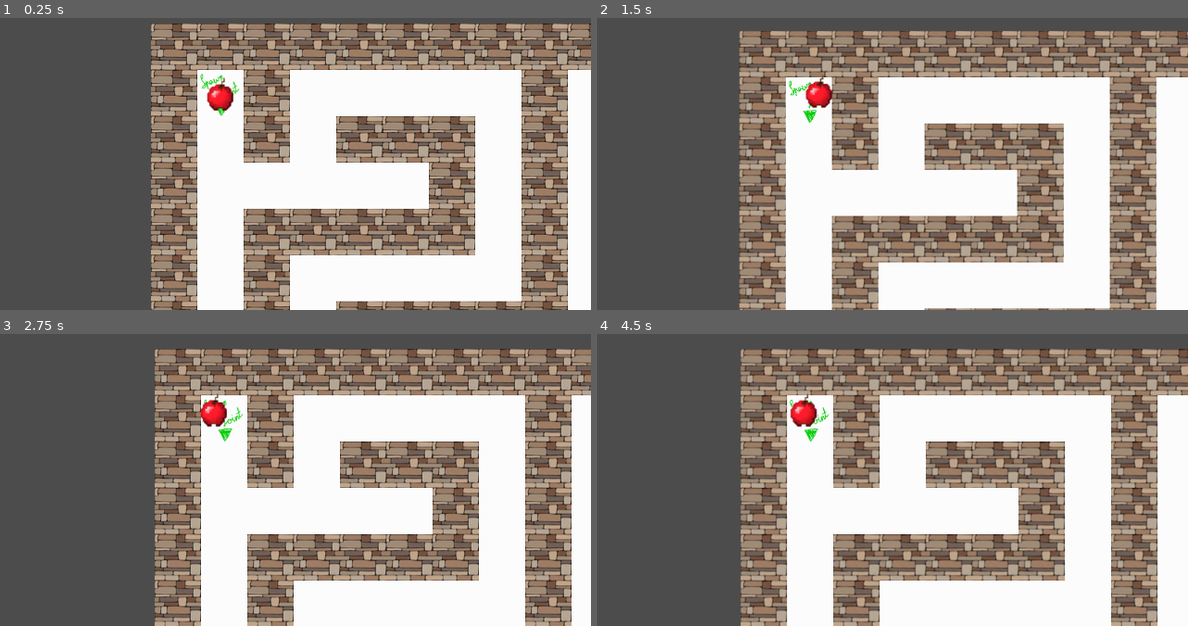
Above: before the commit, frames 1-4 (two rows, left to right).
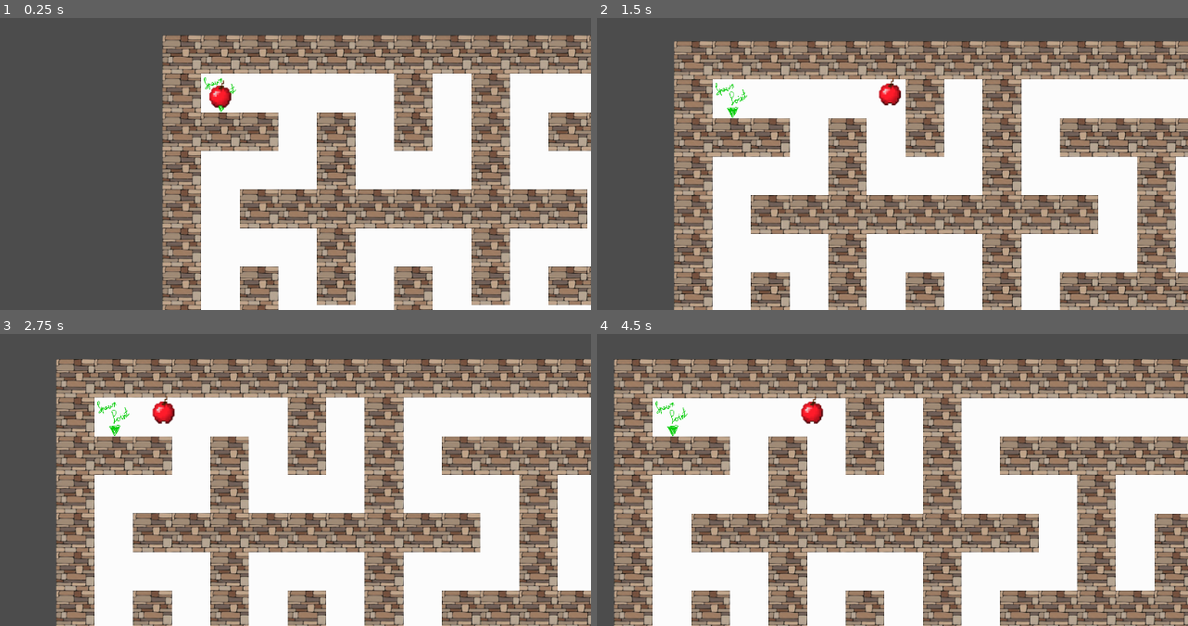
Above: after the commit, the same moments.

Repository: Fuuulkrum7/Maze_2D
Game: Godot game, scene res://Scenes/Main.tscn
Same seed, same stepped clock (60 frames per second), same inputs: the game is played once before the commit and once after it.
Inputs (mouse positions are in pixels of both pictures, inside the frame that each line leads up to):
- Up to frame 1 (0.25 s): no input
- Up to frame 2 (1.5 s): tap Enter at 0.5 s; move the mouse to (981, 70) at 0.52 s; hold Right (ui_right) from 0.53 s (still down); click (981, 70) at 0.67 s; tap Up (ui_up) at 0.77 s; move the mouse to (667, 114) at 1.27 s; click (667, 114) at 1.42 s
- Up to frame 3 (2.75 s): tap Up (ui_up) at 1.52 s; move the mouse to (outside the picture) at 2.02 s; release Right (ui_right) at 2.03 s; hold Left (ui_left) from 2.03 s (still down); click (outside the picture) at 2.17 s
- Up to frame 4 (4.5 s): move the mouse to (780, 494) at 2.77 s; release Left (ui_left) at 2.78 s; hold Right (ui_right) 2.78-4.28 s; click (780, 494) at 2.92 s; tap Up (ui_up) at 3.02, 3.77 s; move the mouse to (1040, 474) at 3.52 s; click (1040, 474) at 3.67 s; move the mouse to (outside the picture) at 4.27 s; hold Left (ui_left) from 4.28 s (still down); click (outside the picture) at 4.42 s

The runs differ from the first frame. In frame 1, 49% of the frame differs, in the area x 25-100%, y 1-100%; in frame 2, 58%; in frame 3, 64%; in frame 4, 69%, in the area x 2-100%, y 5-100%.

Commit message:
Добавил врага

Diff:
--- /dev/null
+++ b/Scenes/Ghost.tscn
@@ -0,0 +1,20 @@
+[gd_scene load_steps=4 format=2]
+
+[ext_resource path="res://Sprites/Ghost0.png" type="Texture" id=1]
+[ext_resource path="res://Scripts/Ghost.gd" type="Script" id=2]
+
+[sub_resource type="CapsuleShape2D" id=1]
+radius = 32.0354
+height = 2.46786
+
+[node name="Ghost" type="Area2D"]
+z_index = 1
+collision_layer = 3
+collision_mask = 3
+script = ExtResource( 2 )
+
+[node name="CollisionShape2D" type="CollisionShape2D" parent="."]
+shape = SubResource( 1 )
+
+[node name="Sprite" type="Sprite" parent="."]
+texture = ExtResource( 1 )
--- a/Scenes/Main.tscn
+++ b/Scenes/Main.tscn
@@ -6,6 +6,7 @@
 [ext_resource path="res://Scripts/Camera2D.gd" type="Script" id=4]
 [ext_resource path="res://Scenes/Player.tscn" type="PackedScene" id=5]
 [ext_resource path="res://Scenes/Main_UI.tscn" type="PackedScene" id=6]
+[ext_resource path="res://Scenes/Ghost.tscn" type="PackedScene" id=7]
 
 [node name="Main" type="Node2D"]
 script = ExtResource( 3 )
@@ -33,12 +34,18 @@
 [node name="Camera" type="Camera2D" parent="."]
 position = Vector2( 507.969, 301.606 )
 current = true
+zoom = Vector2( 1.2, 1.2 )
 script = ExtResource( 4 )
 A = 2.0
 
 [node name="Main_UI" parent="Camera" instance=ExtResource( 6 )]
-anchor_bottom = 0.0
-margin_left = -512.0
-margin_top = -300.0
-margin_right = 512.0
-margin_bottom = 300.0
+margin_left = -615.0
+margin_top = -361.0
+margin_right = 409.0
+margin_bottom = 239.0
+rect_scale = Vector2( 1.2, 1.2 )
+
+[node name="Ghost" parent="." instance=ExtResource( 7 )]
+position = Vector2( -70, -70 )
+
+[connection signal="maze_entered" from="Player" to="." method="_on_Player_maze_entered"]
--- a/Scenes/Main_UI.tscn
+++ b/Scenes/Main_UI.tscn
@@ -1,7 +1,7 @@
 [gd_scene load_steps=4 format=2]
 
 [ext_resource path="res://Fonts/Kenney Future Square.ttf" type="DynamicFontData" id=1]
-[ext_resource path="res://Scenes/Main_UI.gd" type="Script" id=2]
+[ext_resource path="res://Scripts/Main_UI.gd" type="Script" id=2]
 
 [sub_resource type="DynamicFont" id=1]
 size = 30
--- a/Scenes/Player.tscn
+++ b/Scenes/Player.tscn
@@ -17,11 +17,11 @@
 texture = ExtResource( 1 )
 
 [node name="Jump" type="Timer" parent="."]
-wait_time = 0.4
+wait_time = 0.5
 one_shot = true
 
 [node name="Rest" type="Timer" parent="."]
-wait_time = 10.0
+wait_time = 5.0
 one_shot = true
 
 [node name="CollisionShape2D" type="CollisionShape2D" parent="."]
--- a/Scripts/Camera2D.gd
+++ b/Scripts/Camera2D.gd
@@ -4,24 +4,33 @@
 
 var pressed = false			# проверка на то, нажата ли кнопка
 
+
 func _ready():
 	Global._Camera = self
 	position = Global._Player.position
+
 
 func _physics_process(delta):
 	var camera_move = Global._Player.position - position
 	position += camera_move * delta * A
 
+
 func _input(event):
 	if event is InputEventMouseButton:
+		"""
 		if event.button_index == BUTTON_WHEEL_UP and event.pressed and zoom > Vector2(0.5, 0.5):
-			zoom -= Vector2(0.05, 0.05)
-			$Main_UI.rect_scale -= Vector2(0.05, 0.05)
+			change_scale(-1)
 		if event.button_index == BUTTON_WHEEL_DOWN and event.pressed and zoom < Vector2(1.5, 1.5):
-			zoom += Vector2(0.05, 0.05)
-			$Main_UI.rect_scale += Vector2(0.05, 0.05)
+			change_scale(1)
+		"""
 		if event.button_index == BUTTON_LEFT:
 			pressed = event.pressed
 
 	if event is InputEventMouseMotion and pressed:
 		position -= event.speed / 40
+
+
+func change_scale(dir):
+	zoom += Vector2(0.05, 0.05) * dir
+	$Main_UI.rect_scale += Vector2(0.05, 0.05) * dir
+	$Main_UI.rect_size += Vector2(25.6, 15) * dir
--- /dev/null
+++ b/Scripts/Ghost.gd
@@ -0,0 +1,31 @@
+extends Area2D
+
+
+export var speed = 2.5
+
+
+var left = true
+var left_img = preload("res://Sprites/Ghost0.png")
+var right_img = preload("res://Sprites/Ghost1.png")
+
+
+func _ready():
+	connect("body_entered", get_parent(), "_On_enemy_entered")
+
+
+func _physics_process(delta):
+	var player_pos = Global._Player.position
+	if player_pos.x < position.x and not left:
+		$Sprite.texture = left_img
+		left = true
+	elif player_pos.x > position.x and left:
+		$Sprite.texture = right_img
+		left = false
+
+	var delta_pos = player_pos - position
+	var max_delta = max(abs(delta_pos.x), abs(delta_pos.y))
+
+	if sqrt(delta_pos.x * delta_pos.x + delta_pos.y * delta_pos.y) < 700:
+		delta_pos /= max_delta
+
+		position += delta_pos.normalized() * speed
--- a/Scripts/Global.gd
+++ b/Scripts/Global.gd
@@ -6,3 +6,19 @@
 
 const _Finish = preload("res://Scenes/Finish.tscn")
 const _Spawn = preload("res://Scenes/SpawnPoint.tscn")
+
+
+func choice(data):
+	var lenght = len(data)
+	var result = data[randi() % lenght]
+
+	return result
+
+"""
+TODO
+UI
+Темный режим (?)
+Во вторую очередь:
+Генерацию предметов по карте (допустим, всего три штуки)
+В третью: мобов
+"""
--- a/Scripts/Main.gd
+++ b/Scripts/Main.gd
@@ -19,7 +19,13 @@
 			else:
 				$Maze.set_cellv(Vector2(x, y), 1)
 
+	var ghost_pos = Vector2((int((randi() % int(WIDTH * 0.8) + WIDTH * 0.1) / 2) * 2 + 1) * 64,
+							(int((randi() % int(HEIGHT * 0.8) + HEIGHT * 0.1) / 2) * 2 + 1) * 64)
+
+	$Ghost.position = ghost_pos
+
 func _ready():
+	randomize()
 	Show_maze()
 
 	# ставим на требуемые места старт и финиш
@@ -36,3 +42,29 @@
 	# функция рестарта
 	Global._Player.position = Global._Spawn_pos
 	Show_maze()
+
+
+func _On_enemy_entered(body):
+	if body == Global._Player:
+		_On_body_entered(body)
+
+
+func _on_Player_maze_entered():
+	var pos = Global._Player.position / 64
+	pos = Vector2(int(pos.x), int(pos.y))
+
+	if maze[pos.y][pos.x] == 0:
+		var neighbours = find_neighbours(pos)
+		var neib = Global.choice(neighbours)
+		Global._Player.position = neib
+
+
+func find_neighbours(pos):
+	var neighbours = []
+	for i in range(3):
+		for j in range(3):
+			if maze[pos.y - 1 + i][pos.x - 1 + j] == 1:
+				neighbours.append(Vector2((pos.x - 1 + j) * 64,
+										  (pos.y - 1 + i) * 64))
+
+	return neighbours
--- a/Scripts/Maze_Generator.gd
+++ b/Scripts/Maze_Generator.gd
@@ -15,12 +15,6 @@
 # проденный в лабиринте путь
 var way = []
 
-func choice(data):
-	randomize()
-	var lenght = len(data)
-	var result = data[randi() % lenght]
-
-	return result
 
 func create(width, height):
 	# делаем заготовку из -1
@@ -49,7 +43,7 @@
 
 
 	# выбираем начальную клетку
-	new_X_and_Y = choice(need_to_visit)
+	new_X_and_Y = Global.choice(need_to_visit)
 
 	# определяем х
 	now_x = new_X_and_Y[0]
@@ -100,7 +94,7 @@
 		# если соседи есть
 		if len(now_neighbors) > 0:
 			# выбираем одного из них
-			var new_x_y = choice(now_neighbors)
+			var new_x_y = Global.choice(now_neighbors)
 
 			# извлекаем будущие координаты
 			var new_x = new_x_y[0]
@@ -129,7 +123,7 @@
 			# удаляем их
 			way.remove(len(way) - 1)
 		else:  # иначе выбираем случайную клетку из непосещенных
-			var new = choice(need_to_visit)
+			var new = Global.choice(need_to_visit)
 			now_x = new[0]
 			now_y = new[1]
 
--- a/Scripts/Player.gd
+++ b/Scripts/Player.gd
@@ -3,9 +3,13 @@
 export var max_speed = 1
 export var acceleration = 1
 
+
 var current_speed = 0
 var speed = Vector2()
 var can_jump = true
+
+
+signal maze_entered
 
 
 func _ready():
@@ -22,11 +26,17 @@
 		velocity.y += 1
 	if Input.is_action_pressed("ui_up"):
 		velocity.y -= 1
+
 	if Input.is_action_pressed("ui_jump") and can_jump:
 		set_collision_layer(2)
 		set_collision_mask(2)
 		can_jump = false
 		$Jump.start()
+
+	if is_on_floor() or is_on_ceiling():
+		speed.y = 0
+	if is_on_wall():
+		speed.x = 0
 
 	if velocity.length() > 0:
 		velocity = velocity.normalized()
@@ -45,12 +55,12 @@
 		else:
 			speed.y = 0
 
-	if is_on_floor() or is_on_ceiling():
-		speed.y = 0
-	if is_on_wall():
-		speed.x = 0
+	move_and_slide(speed, Vector2.UP)
 
-	move_and_slide(speed, Vector2.UP)
+	for i in get_slide_count():
+		var collision = get_slide_collision(i)
+		if collision.collider.name == "Maze" and not can_jump:
+			emit_signal("maze_entered")
 
 
 func _On_Rest_timeout():
Not shown: 1 places in Scenes/Main.tscn that only renumber resources
Renamed: Scenes/Main_UI.gd -> Scripts/Main_UI.gd
Binary file added: Sprites/Ghost0.png
Not shown, added: Sprites/Ghost0.png.import
Binary file added: Sprites/Ghost1.png
Not shown, added: Sprites/Ghost1.png.import
Not shown, changed: export_presets.cfg
